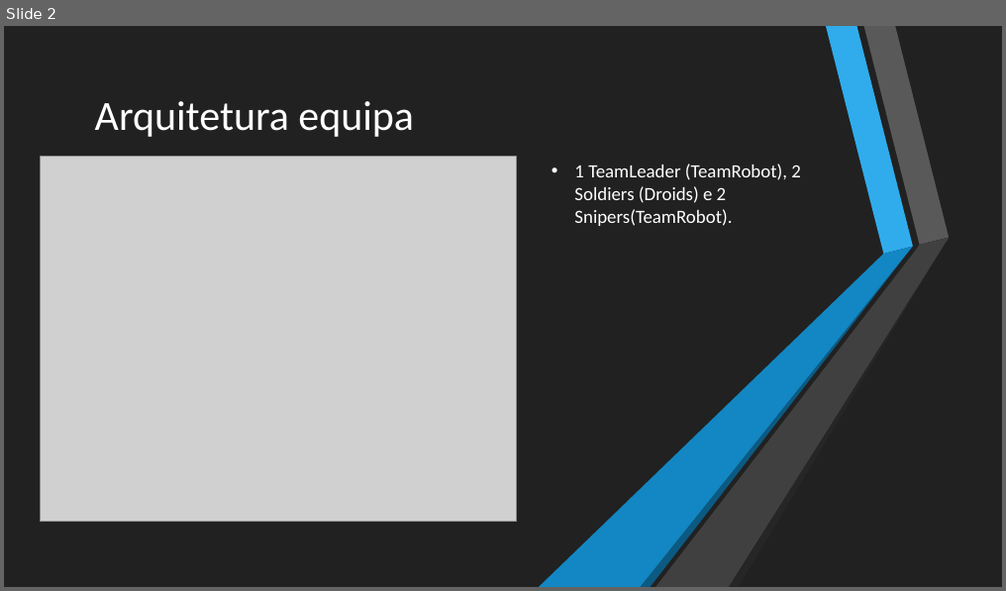
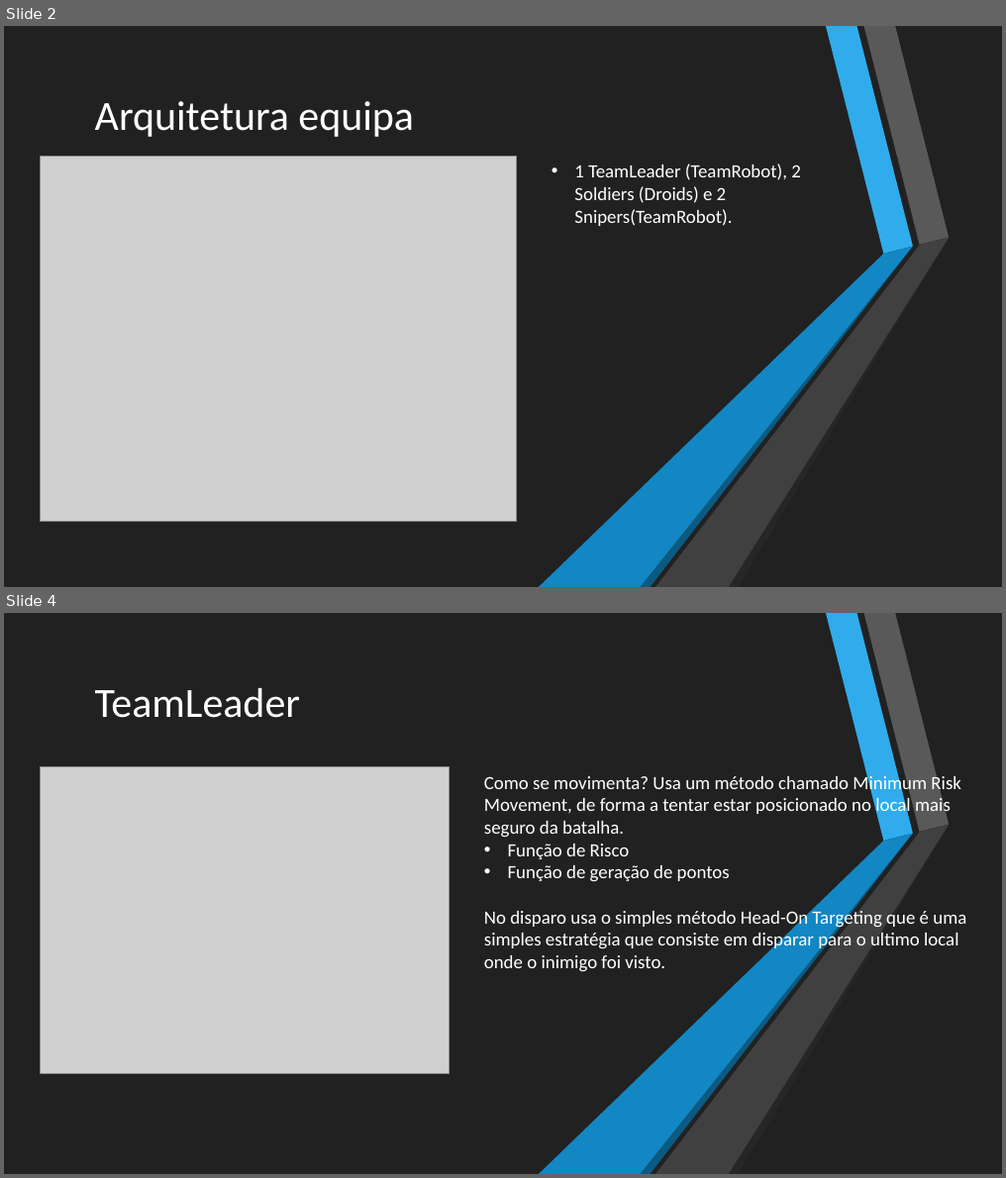
Before and after one commit to MelhorQueSVN/SA, a slide deck: TP1/2aEntrega/apresentacao2.pptx. Shown one above the other, each under a label of ours: slide 2 before the commit, slides 2 and 4 after it; the slides between them are not shown. The pictures are 1006x591 and 1006x1178 pixels, drawn with LibreOffice and Linux fonts; fonts in the diff are those of the drawing; grey boxes stand for pictures. Boxes give left, top, right and bottom in pixels: in the first picture for what was removed or moved away, otherwise in the second. Text is boxed around its words. In the diff, an @@ line names an element or a change of style, - is before the commit and + after.

```diff
--- a/TP1/2aEntrega/apresentacao2.pptx
+++ b/TP1/2aEntrega/apresentacao2.pptx
@@ slide 4 added at (4,613,1002,1174), background #212121; not listed: 6 template elements that a slide beside it also shows @@
@@ rectangle added at (4,613,1002,1174), fill #212121 @@
@@ title added at (95,688,300,718), 40 pt, text #FFFFFF @@
+TeamLeader
@@ picture added at (40,767,450,1074) @@
@@ text added at (484,773,966,972), 18 pt, text #FFFFFF @@
+Como se movimenta? Usa um método chamado Minimum Risk Movement, de forma a tentar estar posicionado no local mais seguro da batalha.
+• Função de Risco
+• Função de geração de pontos
+No disparo usa o simples método Head-On Targeting que é uma simples estratégia que consiste em disparar para o ultimo local onde o inimigo foi visto.
@@ group added at (539,613,949,1174): 6 freeform shapes @@
```
Also in this commit, not shown: 2 slides changed, 1 other slide added.
